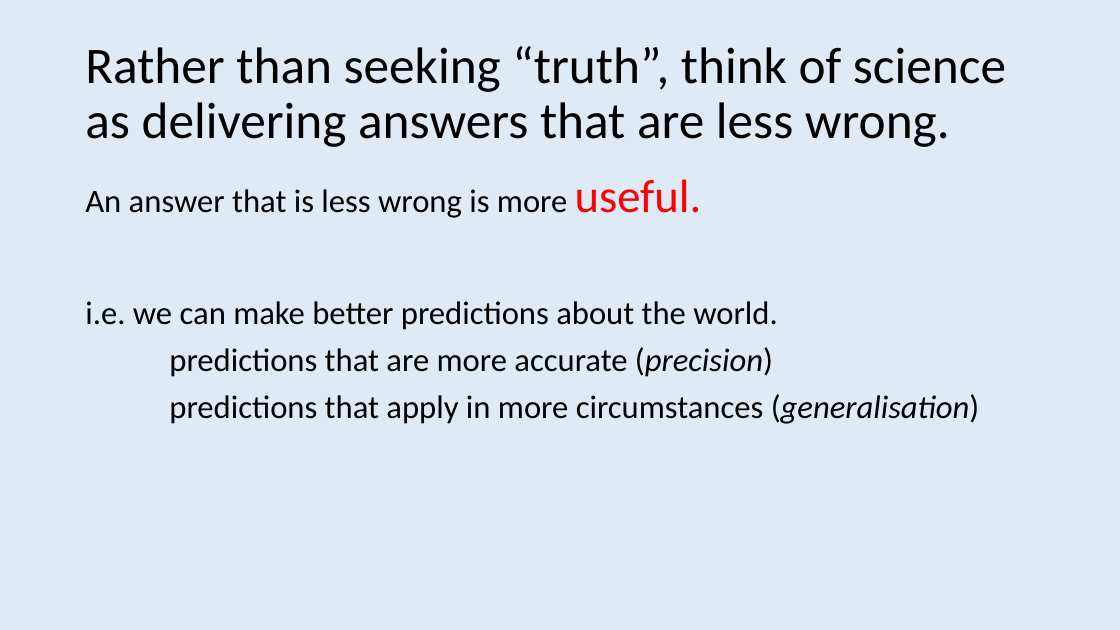
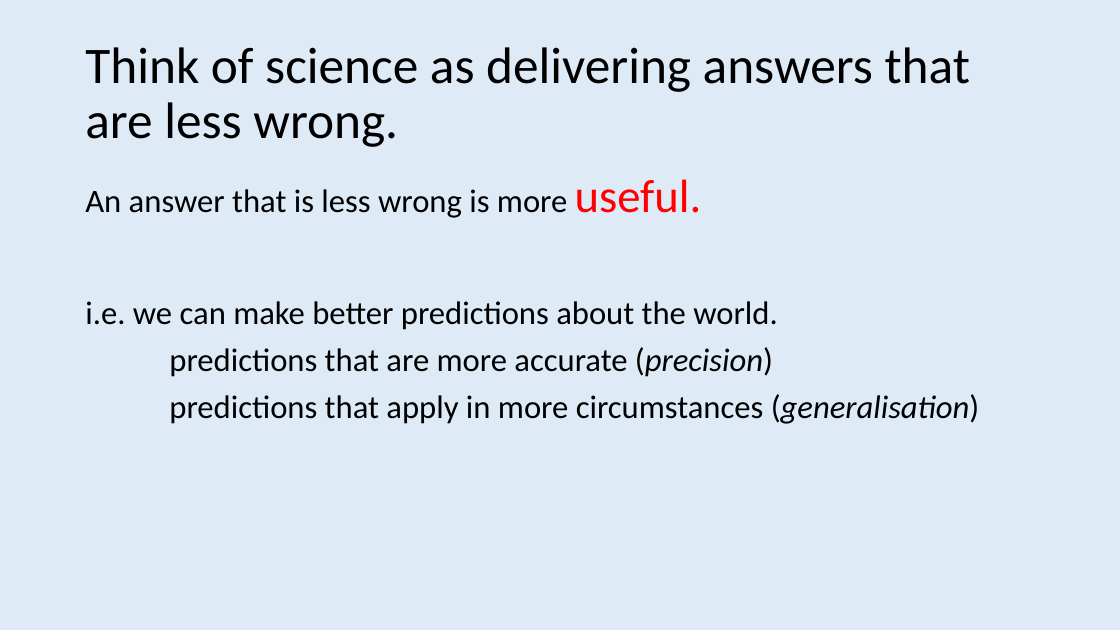
Before and after one commit to ajwills72/rmhealth-found, a slide deck: slide 23 of docs/science_truth_honesty.pptx. Drawn at 1120x630 pixels with LibreOffice and Linux fonts; fonts in the diff are those of the drawing. Boxes give left, top, right and bottom in pixels: in the first picture for what was removed or moved away, otherwise in the second. Text is boxed around its words. In the diff, an @@ line names an element or a change of style, - is before the commit and + after.

```diff
--- a/docs/science_truth_honesty.pptx
+++ b/docs/science_truth_honesty.pptx
@@ title at (85,47,970,147): text changed @@
-Rather than seeking “truth”, think of science as delivering answers that are less wrong.
+Think of science as delivering answers that are less wrong.
```
Also in this commit, not shown: 8 other slides changed, 7 other files.
